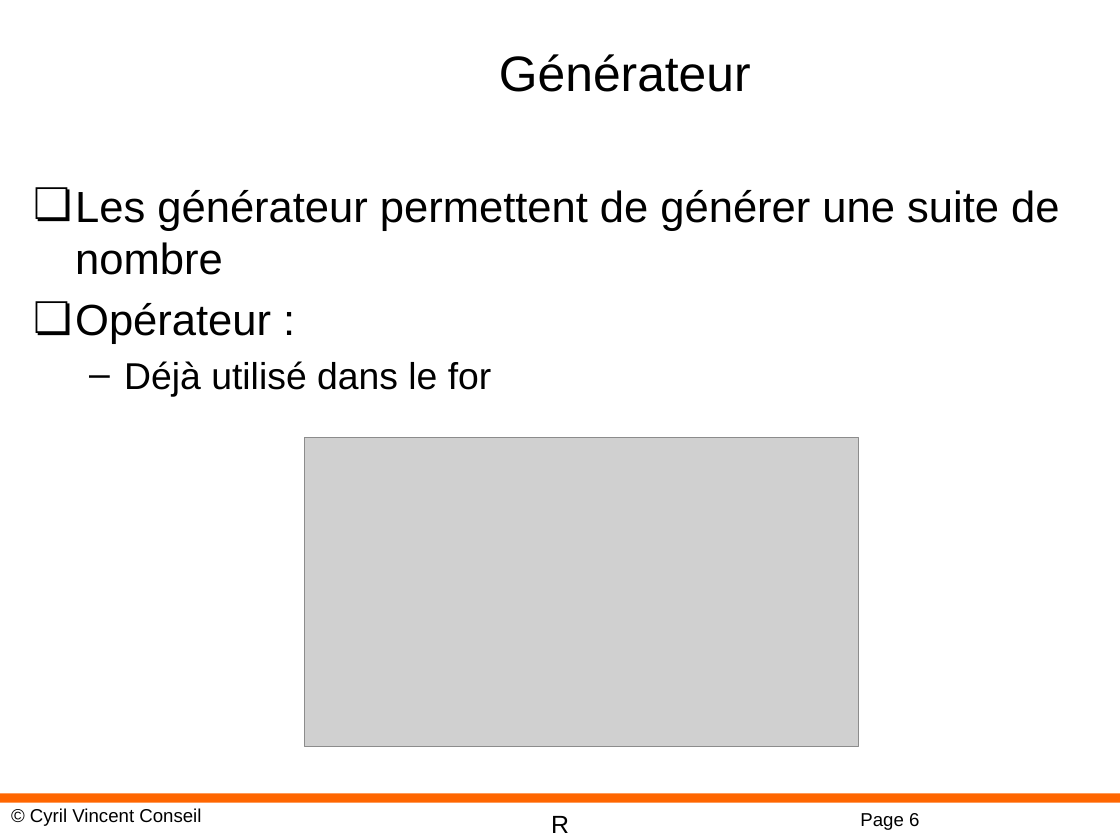
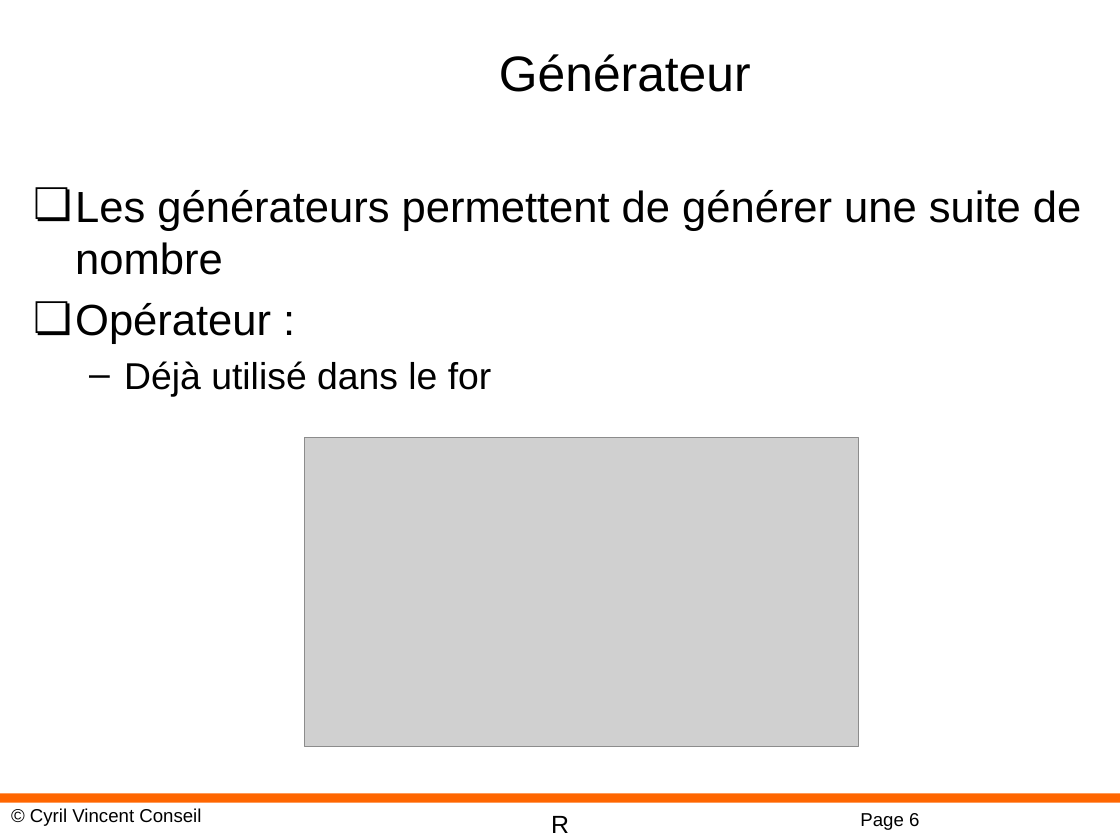
Before and after one commit to cyrilvincent/R, a slide deck: slide 6 of ppt/R-05-Vectors.pptx. Drawn at 1120x840 pixels with LibreOffice and Linux fonts; fonts in the diff are those of the drawing; grey boxes stand for pictures; background and template pictures are left out. Boxes give left, top, right and bottom in pixels: in the first picture for what was removed or moved away, otherwise in the second. Text is boxed around its words. In the diff, an @@ line names an element or a change of style, - is before the commit and + after.

```diff
--- a/ppt/R-05-Vectors.pptx
+++ b/ppt/R-05-Vectors.pptx
@@ text at [75,190,1081,275]: text changed @@
-❏ Les générateur permettent de générer une suite de nombre
+❏ Les générateurs permettent de générer une suite de nombre
```
Also in this commit, not shown: 3 other slides changed, 3 other files.
